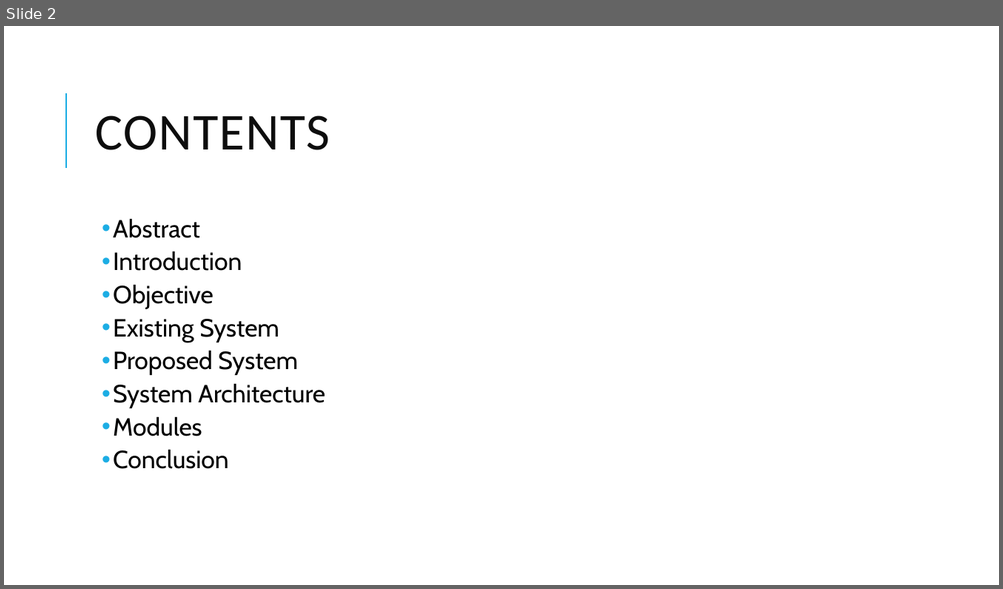
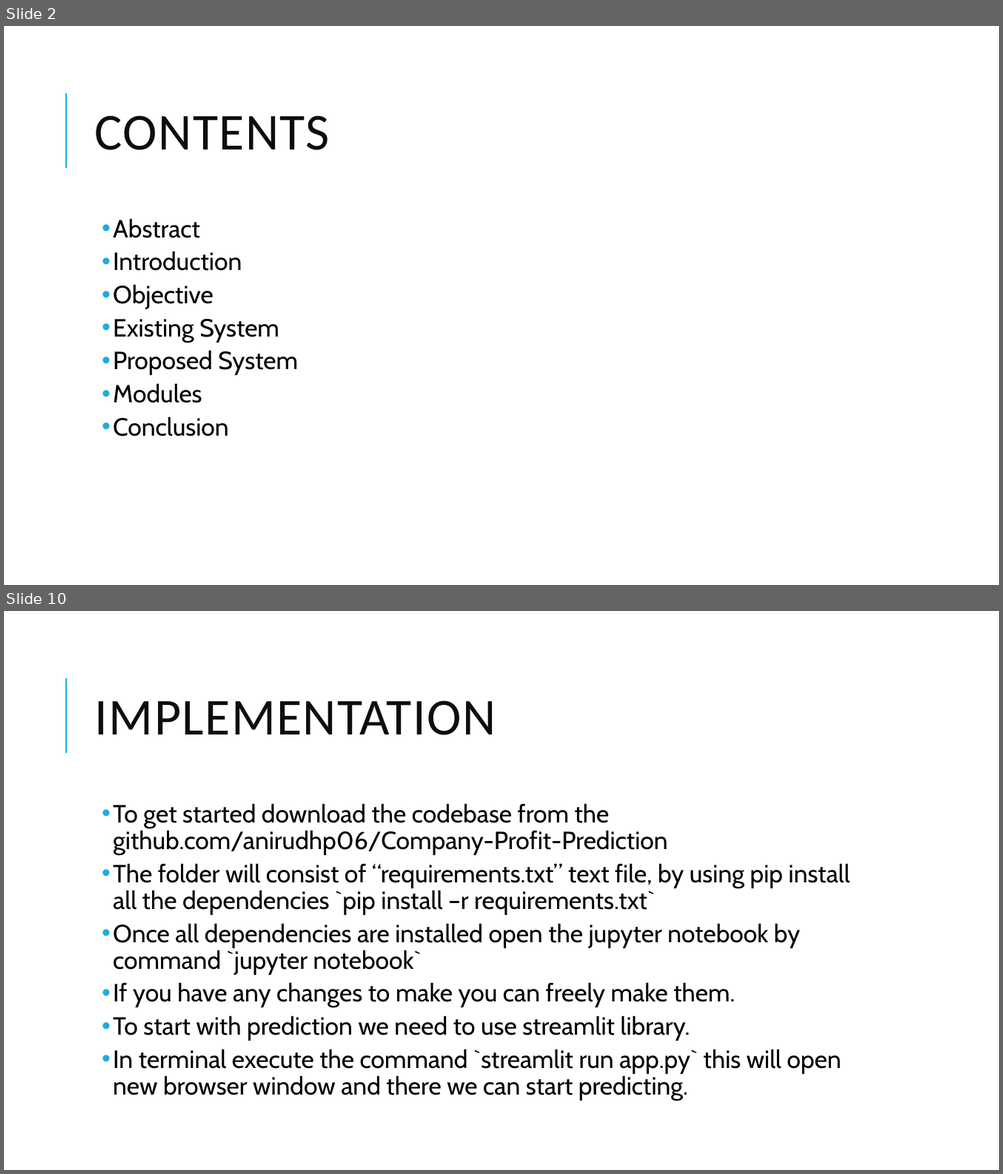
Before and after one commit to anirudhp06/Company-Profit-Prediction, a slide deck: Exposys Internship report.pptx. Shown one above the other, each under a label of ours: slide 2 before the commit, slides 2 and 10 after it; the slides between them are not shown. The pictures are 1003x589 and 1003x1174 pixels, drawn with LibreOffice and Linux fonts; fonts in the diff are those of the drawing. Boxes give left, top, right and bottom in pixels: in the first picture for what was removed or moved away, otherwise in the second. Text is boxed around its words. In the diff, an @@ line names an element or a change of style, - is before the commit and + after.

```diff
--- a/Exposys Internship report.pptx
+++ b/Exposys Internship report.pptx
@@ slide 10 added at (4, 611, 999, 1170), background #FFFFFF; not listed: 1 template element that a slide beside it also shows @@
@@ title added at (95, 701, 495, 735), 50 pt, text #0D0D0D @@
+IMPLEMENTATION
@@ text added at (113, 803, 850, 1101), 24 pt, text #000000 @@
+  • To get started download the codebase from the github.com/anirudhp06/Company-Profit-Prediction
+  • The folder will consist of “requirements.txt” text file, by using pip install all the dependencies `pip install –r requirements.txt`
+  • Once all dependencies are installed open the jupyter notebook by command `jupyter notebook`
+  • If you have any changes to make you can freely make them.
+  • To start with prediction we need to use streamlit library.
+  • In terminal execute the command `streamlit run app.py` this will open new browser window and there we can start predicting.
@@ slide 2 changed as well @@
@@ text at (113, 383, 325, 409): paragraph removed @@
-  • System Architecture
```
Also in this commit, not shown: 9 other slides added, 1 other file.
